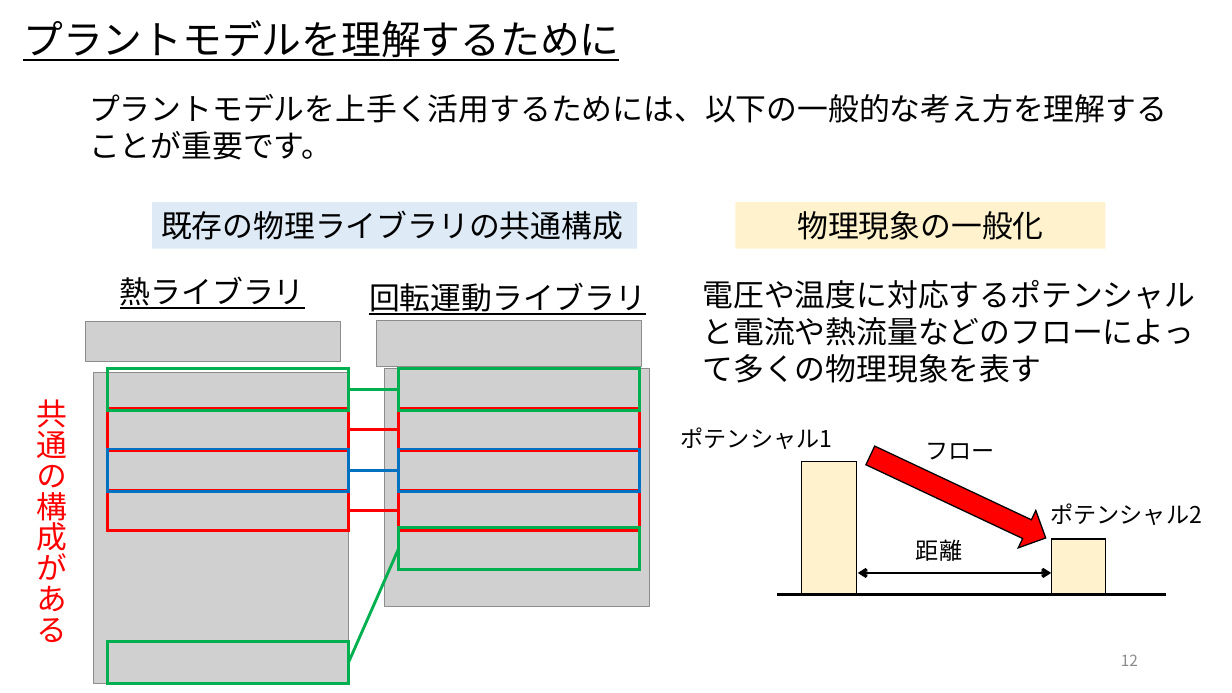
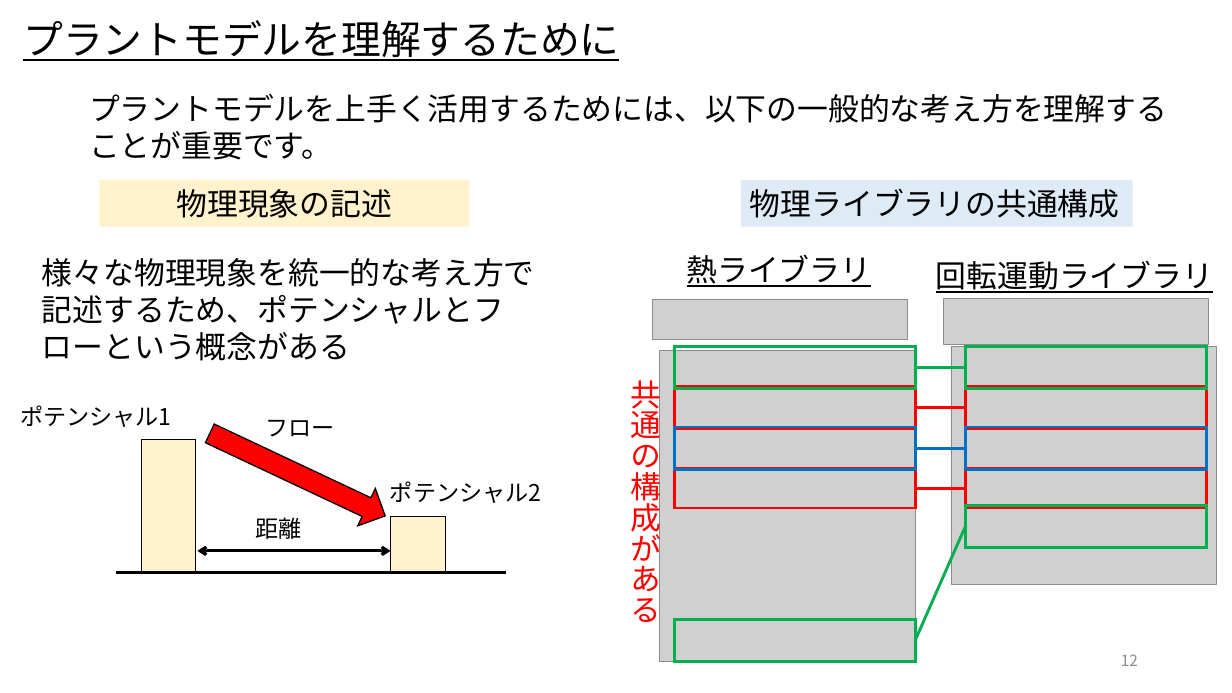
Before and after one commit to UedaShigenori/OpenModelica_Tutorials_Ja, a slide deck: slide 12 of Dev/7_PhysicsDomainModel/OpenModelica_Tutorials_7_PlantModel.pptx. Drawn at 1232x693 pixels with LibreOffice and Linux fonts; fonts in the diff are those of the drawing; grey boxes stand for pictures. Boxes give left, top, right and bottom in pixels: in the first picture for what was removed or moved away, otherwise in the second. Text is boxed around its words. In the diff, an @@ line names an element or a change of style, - is before the commit and + after.

```diff
--- a/Dev/7_PhysicsDomainModel/OpenModelica_Tutorials_7_PlantModel.pptx
+++ b/Dev/7_PhysicsDomainModel/OpenModelica_Tutorials_7_PlantModel.pptx
@@ rectangle "物理現象の記述": place and size @@
-rectangle "物理現象の記述" at box(736, 202, 1106, 249)
+rectangle "物理現象の記述" at box(99, 180, 470, 226)
@@ text in rectangle at box(177, 189, 393, 218): text changed @@
-物理現象の一般化
+物理現象の記述
@@ rectangle "物理ライブラリの共通構成": place and size @@
-rectangle "物理ライブラリの共通構成" at box(152, 202, 638, 249)
+rectangle "物理ライブラリの共通構成" at box(741, 180, 1133, 226)
@@ text in rectangle at box(750, 189, 1120, 218): text changed @@
-既存の物理ライブラリの共通構成
+物理ライブラリの共通構成
@@ text at box(42, 258, 535, 361): text changed @@
-電圧や温度に対応するポテンシャルと電流や熱流量などのフローによって多くの物理現象を表す
+様々な物理現象を統一的な考え方で記述するため、ポテンシャルとフローという概念がある
@@ 3 rectangles: place and size @@
-3 rectangles at box(398, 369, 640, 530)
+3 rectangles at box(675, 347, 916, 507)
@@ 3 rectangles: place and size @@
-3 rectangles at box(107, 369, 348, 530)
+3 rectangles at box(966, 347, 1207, 507)
@@ text "共通の構成がある" rewrapped from box(37, 399, 68, 642) to box(631, 374, 662, 630) @@
@@ rectangle: place and size @@
-rectangle at box(398, 409, 640, 451)
+rectangle at box(675, 386, 916, 429)
@@ rectangle: place and size @@
-rectangle at box(107, 409, 348, 451)
+rectangle at box(966, 386, 1207, 429)
@@ 2 texts, 1 right arrow: place and size @@
-2 texts, 1 right arrow at box(681, 427, 1055, 557)
+2 texts, 1 right arrow at box(20, 405, 394, 535)
@@ 5 lines, 4 pictures, 2 texts: place and size @@
-5 lines, 4 pictures, 2 texts at box(86, 277, 650, 684)
+5 lines, 4 pictures, 2 texts at box(653, 255, 1216, 662)
@@ rectangle: place and size @@
-rectangle at box(107, 641, 348, 684)
+rectangle at box(966, 506, 1207, 548)
@@ 2 texts, 2 rectangles, 1 line, 1 double arrow: place and size @@
-2 texts, 2 rectangles, 1 line, 1 double arrow at box(777, 461, 1202, 594)
+2 texts, 2 rectangles, 1 line, 1 double arrow at box(116, 440, 541, 573)
@@ rectangle: place and size @@
-rectangle at box(398, 528, 640, 570)
+rectangle at box(675, 619, 916, 662)
```
Also in this commit, not shown: 28 other slides changed, 4 slides added, 4 slides removed, 3 other files.
